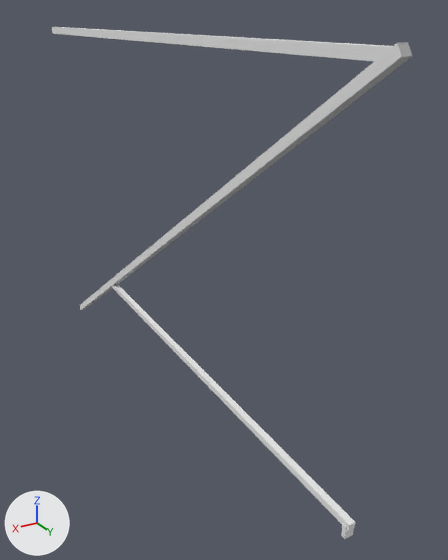
What one commit did to the OBJ model common/src/main/resources/assets/pantographsandwires/models/block/cantilever/single/5/cantilever_center_8px.obj.
Rendered twice from a camera (50 mm lens) standing at (2.54, 5.5, 0.82) and looking at (0.15, 1.51, -1.18). Every picture has the same lights, and +X, +Y and +Z are marked at lower left. The older version comes first. Where no turn or scale is listed for an object, it has been applied to the vertices.

In view in the first picture: '03c7c885-b07f-44d4-b06a-dd4dd1c85bb0', '49bea238-9ded-4cc0-86e9-e8f28a30b795', 'd5269ba3-0e62-4fec-adc8-fa59f094160f', 'efd945c0-ed5d-4f5a-9968-eaeb4bb6b7c5'.
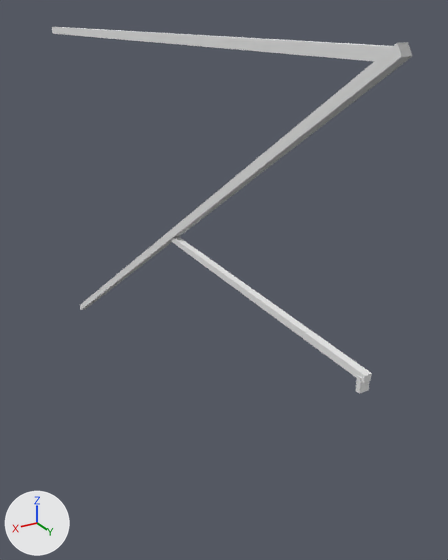
What differs and where, as boxes (x1, y1, x2, y2) in the pictures (448 x 560 px):
'efd945c0-ed5d-4f5a-9968-eaeb4bb6b7c5', deleted: before (111, 284, 355, 531)
'c6ade732-cbdc-4120-90ec-7f3f0fde2c30', added: after (170, 237, 372, 383)
'19a7bfee-568b-43b7-a7ed-d595944e5fe1', added: after (355, 375, 369, 394)
'03c7c885-b07f-44d4-b06a-dd4dd1c85bb0', deleted: before (341, 523, 354, 539)

What changed in the scene script:
```text
Add me_c6ade732_cbdc_4120_90ec_7f3f0fde2c30:
    me_c6ade732_cbdc_4120_90ec_7f3f0fde2c30.from_pydata([(0.52, 1.37, -0.79), (0.52, 3.53, -0.88), (0.52, 1.3, -0.83), (0.52, 3.53, -0.93), (0.48, 3.53, -0.88), (0.48, 1.37, -0.79), (0.48, 3.53, -0.93), (0.48, 1.3, -0.83)], [], [(3, 6, 4, 1), (2, 3, 1, 0), (7, 2, 0, 5), (6, 7, 5, 4), (5, 0, 1, 4), (6, 3, 2, 7)])
    me_c6ade732_cbdc_4120_90ec_7f3f0fde2c30.materials.append(mat_m_53ac917a_6908_652e_015c_c53640b020ed)  # white #e7e7e7
Add me_19a7bfee_568b_43b7_a7ed_d595944e5fe1:
    me_19a7bfee_568b_43b7_a7ed_d595944e5fe1.from_pydata(...)  # a box spanning x 0.4688..0.5312, y 3.4844..3.5156, z -1.0..-0.9063
    me_19a7bfee_568b_43b7_a7ed_d595944e5fe1.materials.append(mat_m_d01e7a2a_8f73_2e81_4c23_374b2442e0d3)  # white #e7e7e7
Remove ob_03c7c885_b07f_44d4_b06a_dd4dd1c85bb0:
    ob_03c7c885_b07f_44d4_b06a_dd4dd1c85bb0 = bpy.data.objects.new('03c7c885-b07f-44d4-b06a-dd4dd1c85bb0', me_03c7c885_b07f_44d4_b06a_dd4dd1c85bb0)
    ob_03c7c885_b07f_44d4_b06a_dd4dd1c85bb0.location = (0.0, 0.0, 0.0)
Remove ob_efd945c0_ed5d_4f5a_9968_eaeb4bb6b7c5:
    ob_efd945c0_ed5d_4f5a_9968_eaeb4bb6b7c5 = bpy.data.objects.new('efd945c0-ed5d-4f5a-9968-eaeb4bb6b7c5', me_efd945c0_ed5d_4f5a_9968_eaeb4bb6b7c5)
    ob_efd945c0_ed5d_4f5a_9968_eaeb4bb6b7c5.location = (0.0, 0.0, 0.0)
Add ob_c6ade732_cbdc_4120_90ec_7f3f0fde2c30:
    ob_c6ade732_cbdc_4120_90ec_7f3f0fde2c30 = bpy.data.objects.new('c6ade732-cbdc-4120-90ec-7f3f0fde2c30', me_c6ade732_cbdc_4120_90ec_7f3f0fde2c30)
    ob_c6ade732_cbdc_4120_90ec_7f3f0fde2c30.location = (0.0, 0.0, 0.0)
Add ob_19a7bfee_568b_43b7_a7ed_d595944e5fe1:
    ob_19a7bfee_568b_43b7_a7ed_d595944e5fe1 = bpy.data.objects.new('19a7bfee-568b-43b7-a7ed-d595944e5fe1', me_19a7bfee_568b_43b7_a7ed_d595944e5fe1)
    ob_19a7bfee_568b_43b7_a7ed_d595944e5fe1.location = (0.0, 0.0, 0.0)
```
